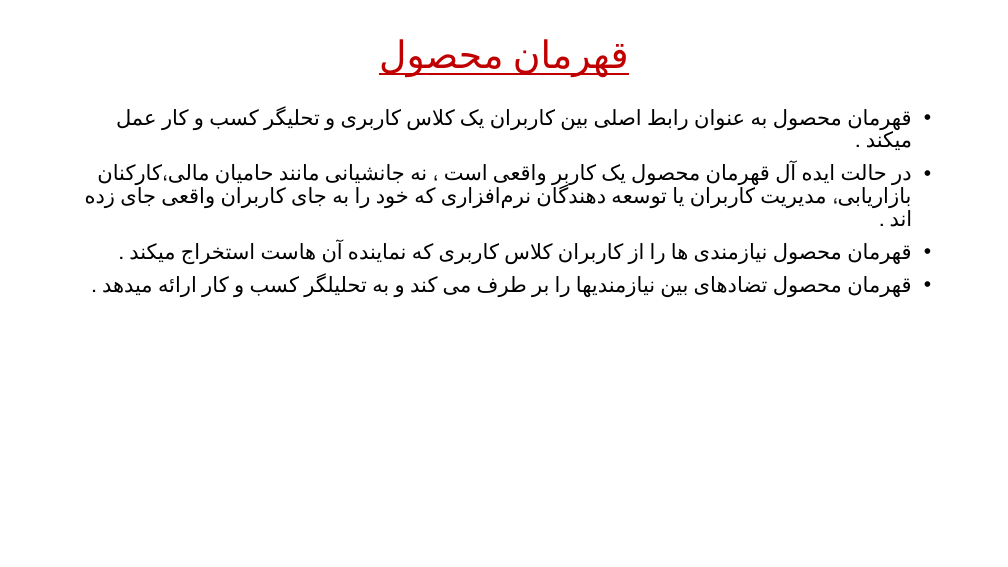
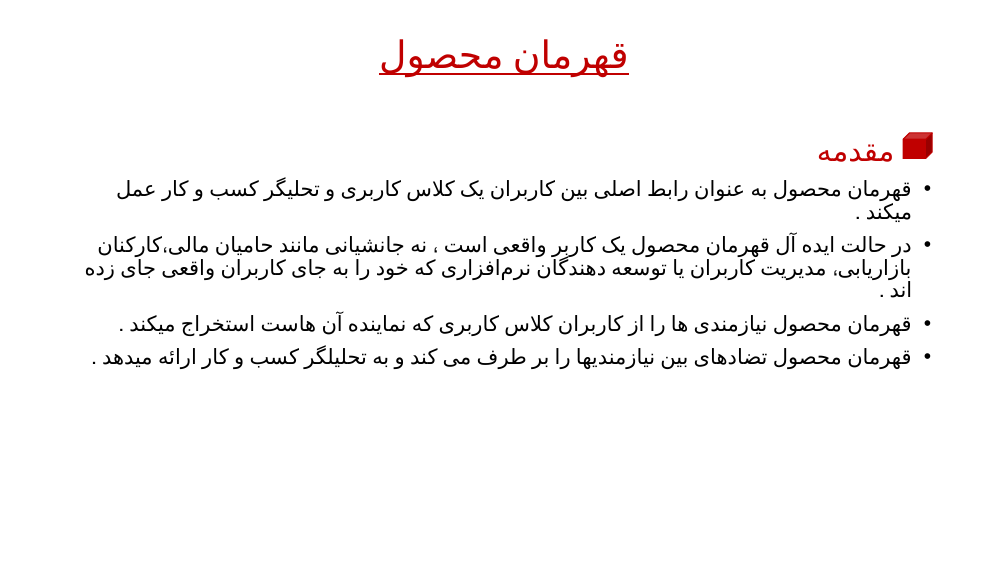
Before and after one commit to mahdyabdnia/requiment-, a slide deck: slide 19 of ارائه مهندسي نيازمندي ها.pptx (slide 18 before the commit). Drawn at 1008x567 pixels with LibreOffice and Linux fonts; fonts in the diff are those of the drawing. Boxes give left, top, right and bottom in pixels: in the first picture for what was removed or moved away, otherwise in the second. Text is boxed around its words. In the diff, an @@ line names an element or a change of style, - is before the commit and + after.

```diff
--- a/ارائه مهندسي نيازمندي ها.pptx
+++ b/ارائه مهندسي نيازمندي ها.pptx
@@ text at (817, 144, 894, 162): paragraph added @@
+مقدمه
@@ cube added at (904, 133, 933, 159), fill #C00000, outline #C00000 1 pt @@
```
Also in this commit, not shown: 3 other slides changed, 1 slide added.
